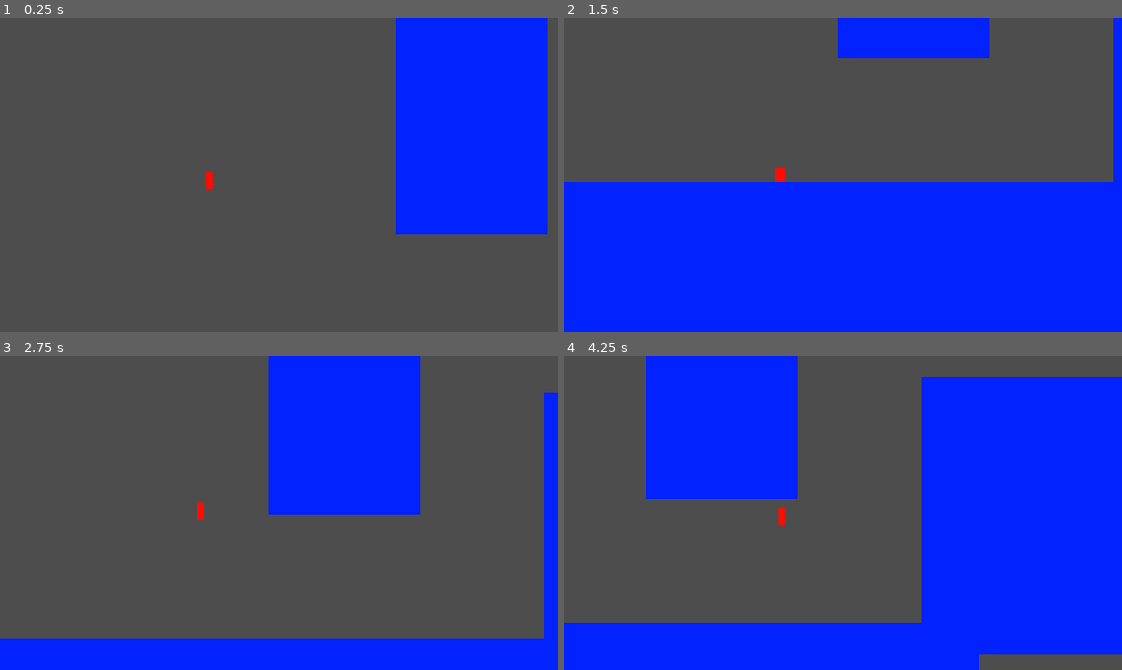
Above: before the commit, frames 1-4 (two rows, left to right).
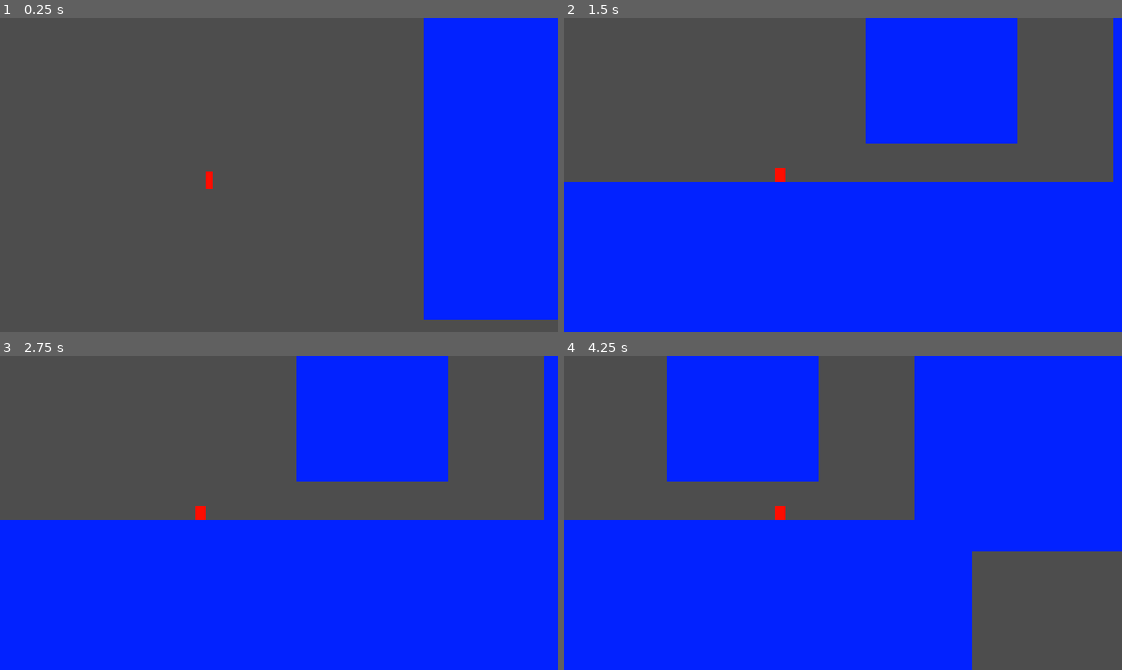
Above: after the commit, the same moments.

Repository: btyu-misc/maskgame
Game: Godot game, scene res://world.tscn
Same seed, same stepped clock (60 frames per second), same inputs: the game is played once before the commit and once after it.
Inputs:
- Up to frame 1 (0.25 s): no input
- Up to frame 2 (1.5 s): tap Enter (ui_accept) at 0.5 s; hold Space (jump) 0.53-1.28 s; hold D (move_right) from 0.53 s (still down); tap M (choose_mask) at 1.35 s
- Up to frame 3 (2.75 s): tap Space (jump) at 1.52, 1.55, 1.82 s; release D (move_right) at 2.03 s; hold A (move_left) from 2.03 s (still down); hold Space (jump) from 2.03 s (still down)
- Up to frame 4 (4.25 s): release A (move_left) at 2.78 s; release Space (jump) at 2.78 s; hold D (move_right) from 2.78 s (still down); tap M (choose_mask) at 2.85 s; tap Space (jump) at 3.02, 3.05, 3.32 s; hold Space (jump) from 3.53 s (still down)

The runs differ from the first frame. In frame 1, 11% of the frame differs, in the area x 70-100%, y 0-97%; in frame 2, 8.7%; in frame 3, 44%, in the area x 0-100%, y 0-90%; in frame 4, 37%.

Commit message:
more precise mvmt

Diff:
--- a/character_body_2d.gd
+++ b/character_body_2d.gd
@@ -42,7 +42,6 @@
 	# Add the gravity.
 	print(last_dir)
 	print(is_on_wall())
-	if Input.is_action_just_pressed("move_left") or Input.is_action_just_pressed("move_right"): last_dir = Input.get_axis("move_left", "move_right")
 
 	#print(gravity)
 	if not is_on_floor():
@@ -71,16 +70,18 @@
 
 	#wall_jump functionality
 	if is_on_wall():
+		if wall_cool_down == 0: last_dir = Input.get_axis("move_left", "move_right")
 		wall_cool_down = 5
 	else:
 		wall_cool_down = clamp(wall_cool_down - 1, 0, 5)
-	if Input.is_action_just_pressed("jump") and wall_cool_down > 0 and !is_on_floor():
+	if jump_timer > 0 and wall_cool_down > 0 and !is_on_floor():
+		#if (Input.get_axis("move_left", "move_right") == 0): last_dir = 0
 		wall_jump()
 	if wall_just_jumped:
 		wall_just_jumped = false
 	air_lerp_const = lerp(air_lerp_const, 0.3, 0.012)
 	wall_timer = clamp(wall_timer - 1, 0, 5)
-	if wall_timer != 0 and !Input.is_action_pressed("move_left") and !Input.is_action_pressed("move_right"):
+	if wall_timer != 0 and !Input.is_action_pressed("move_left") and !Input.is_action_pressed("move_right") and (!Input.is_action_pressed("jump") or wall_timer >2):
 		print("wall normal jump")
 		air_lerp_const = lerp(air_lerp_const, 0.3, 0.1)
 
@@ -122,10 +123,12 @@
 func wall_jump():
 	if last_dir < 0:
 		print("right wall jump")
+		last_dir = 1
 		velocity.y = JUMP_VELOCITY*1.
 		velocity.x = 150
 	elif last_dir > 0:
 		print("left wall jump")
+		last_dir = -1
 		velocity.y = JUMP_VELOCITY*1.
 		velocity.x = -150
 	$Sprite2D.scale = Vector2(1.5, .5)
--- a/world.tscn
+++ b/world.tscn
@@ -14,7 +14,7 @@
 scale = Vector2(3.1999981, 1)
 
 [node name="platform3" parent="." unique_id=2024079924 instance=ExtResource("1_f3sb7")]
-position = Vector2(-58.21, -235.16)
+position = Vector2(-42.000008, -186)
 scale = Vector2(0.728, 1.769)
 
 [node name="platform2" parent="." unique_id=677748267 instance=ExtResource("1_f3sb7")]
